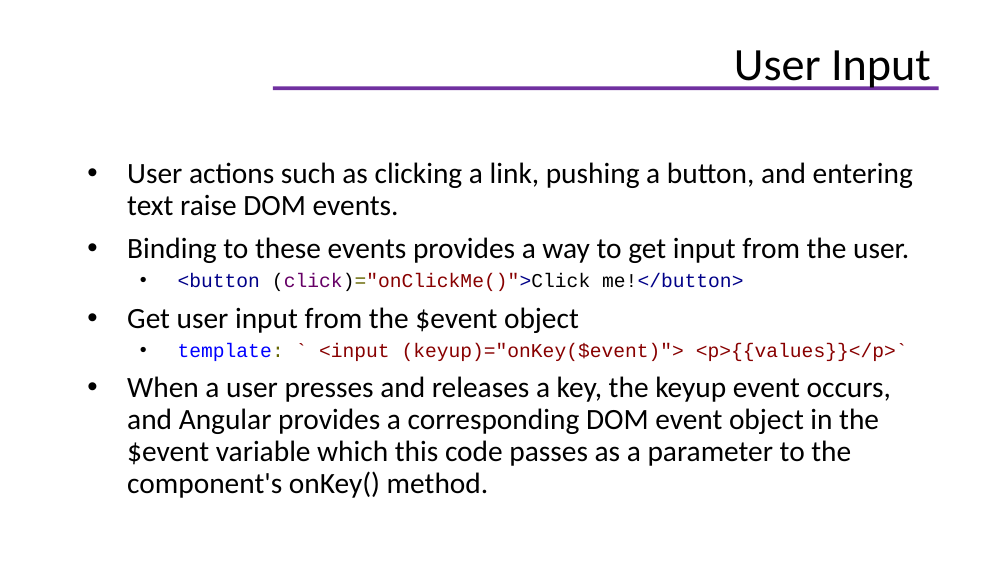
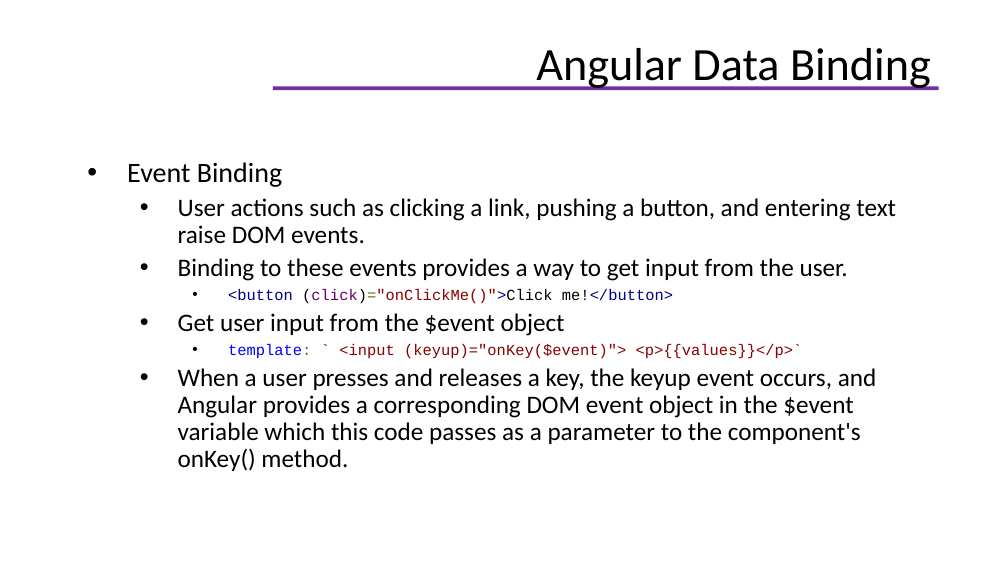
Before and after one commit to helenhash/angular-training, a slide deck: slide 39 of docs/Angular Training.pptx (slide 35 before the commit). Drawn at 1008x567 pixels with LibreOffice and Linux fonts; fonts in the diff are those of the drawing; background and template pictures are left out. Boxes give left, top, right and bottom in pixels: in the first picture for what was removed or moved away, otherwise in the second. Text is boxed around its words. In the diff, an @@ line names an element or a change of style, - is before the commit and + after.

```diff
--- a/docs/Angular Training.pptx
+++ b/docs/Angular Training.pptx
@@ title at [536, 48, 931, 90]: text changed @@
-User Input
+Angular Data Binding
@@ text at [127, 162, 282, 187]: paragraph added @@
+• Event Binding
@@ text at [178, 198, 896, 471]: size 21 to 18 pt in "User actions such as clicking a link, ...", "Binding to these events provides a way ...", "Get user input from the $event object", "When a user presses and releases a ..."; size 14 to 11 pt in "<button (click)="onClickMe()">Click me!</button>", "template: ` <input (keyup)="onKey($event)"> <p>{{values}}</p ..."; list level 1 to 2 in "User actions such as clicking ..."; list level 1 to 2 in "Binding to these events provides ..."; list level 2 to 3 in "<button (click)="onClickMe()">Click me!</button>"; list level 1 to 2 in "Get user input from the ..."; list level 2 to 3 in "template: ` <input (keyup)="onKey($event)"> <p>{{values}}</p ..."; list level 1 to 2 in "When a user presses and ..." @@
```
Also in this commit, not shown: 3 other slides changed, 6 slides added, 1 slide removed, 19 other files.
